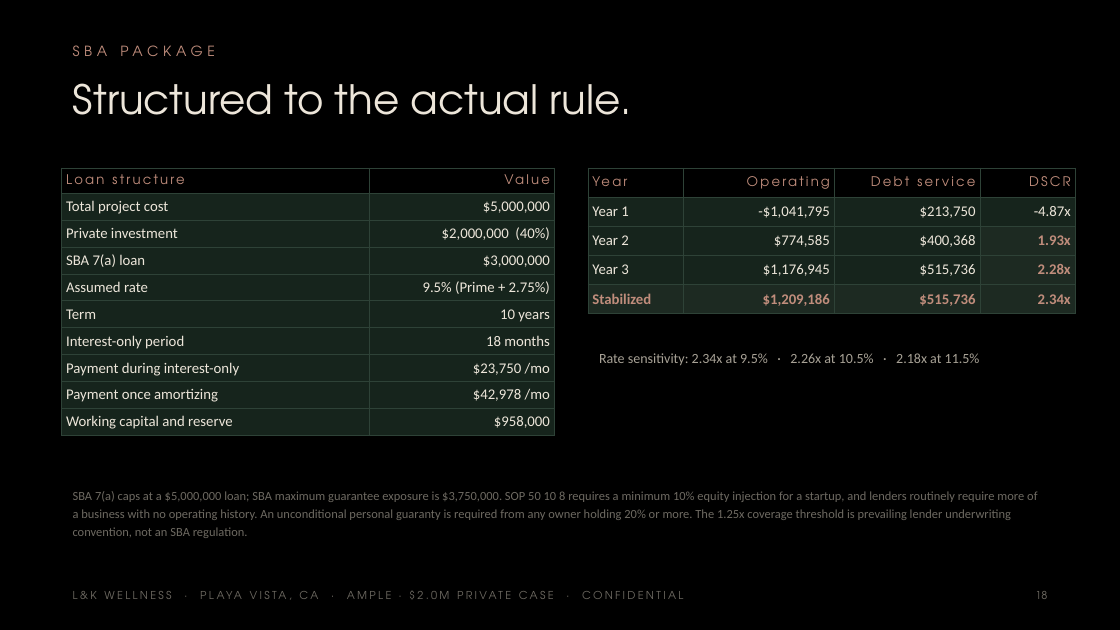
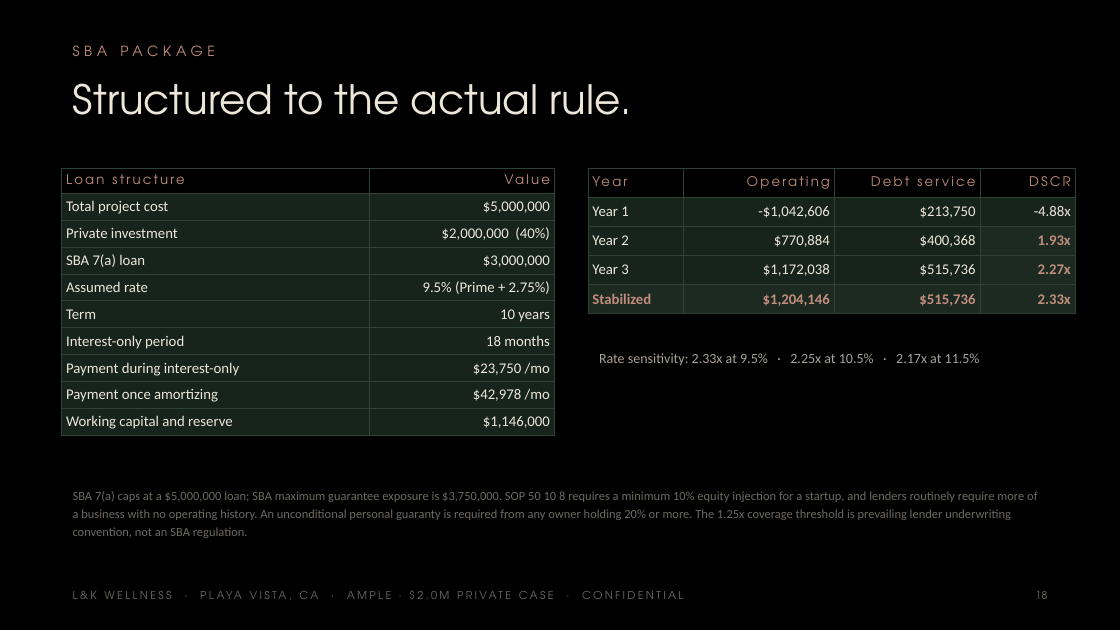
Before and after one commit to apexalpha811/2mil_ample, a slide deck: slide 18 of 2.0mil_ample.pptx. Drawn at 1120x630 pixels with LibreOffice and Linux fonts; fonts in the diff are those of the drawing. Boxes give left, top, right and bottom in pixels: in the first picture for what was removed or moved away, otherwise in the second. Text is boxed around its words. In the diff, an @@ line names an element or a change of style, - is before the commit and + after.

```diff
--- a/2.0mil_ample.pptx
+++ b/2.0mil_ample.pptx
@@ table at [62, 168, 554, 433] @@
-row 10, column 2: $958,000
+row 10, column 2: $1,146,000
@@ table at [588, 168, 1075, 310] @@
-row 2, column 2: -$1,041,795
+row 2, column 2: -$1,042,606
-row 2, column 4: -4.87x
+row 2, column 4: -4.88x
-row 3, column 2: $774,585
+row 3, column 2: $770,884
-row 4, column 2: $1,176,945
+row 4, column 2: $1,172,038
-row 4, column 4: 2.28x
+row 4, column 4: 2.27x
-row 5, column 2: $1,209,186
+row 5, column 2: $1,204,146
-row 5, column 4: 2.34x
+row 5, column 4: 2.33x
@@ text at [599, 353, 980, 365]: text changed @@
-Rate sensitivity: 2.34x at 9.5% · 2.26x at 10.5% · 2.18x at 11.5%
+Rate sensitivity: 2.33x at 9.5% · 2.25x at 10.5% · 2.17x at 11.5%
```
Also in this commit, not shown: 8 other slides changed, 5 other files.
